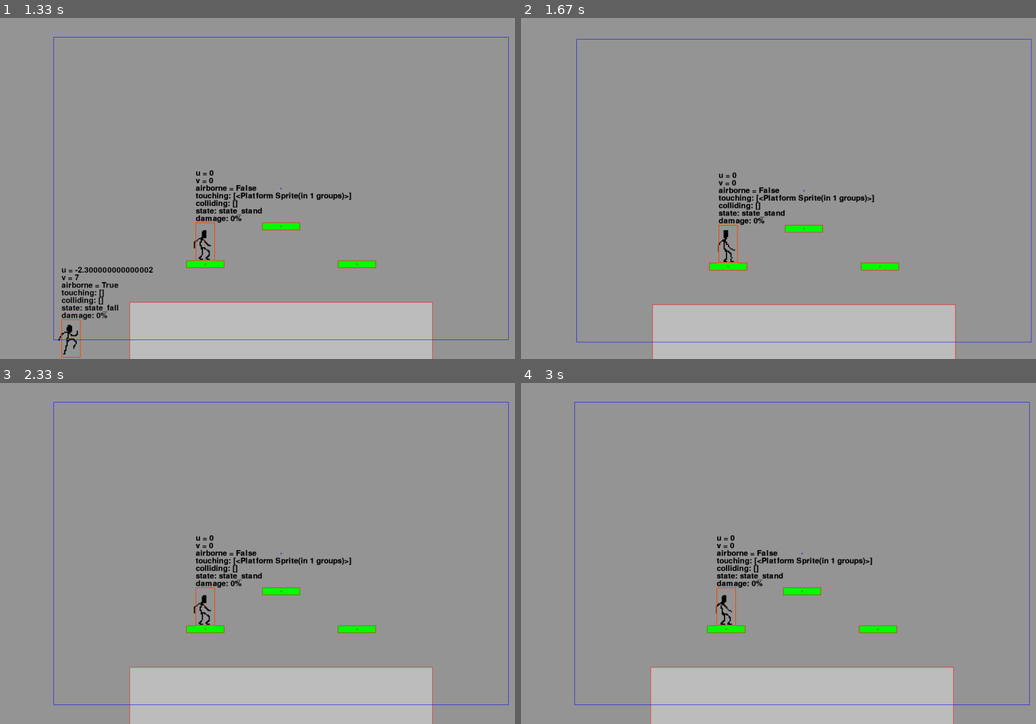
Above: before the commit, frames 1-4 (two rows, left to right).
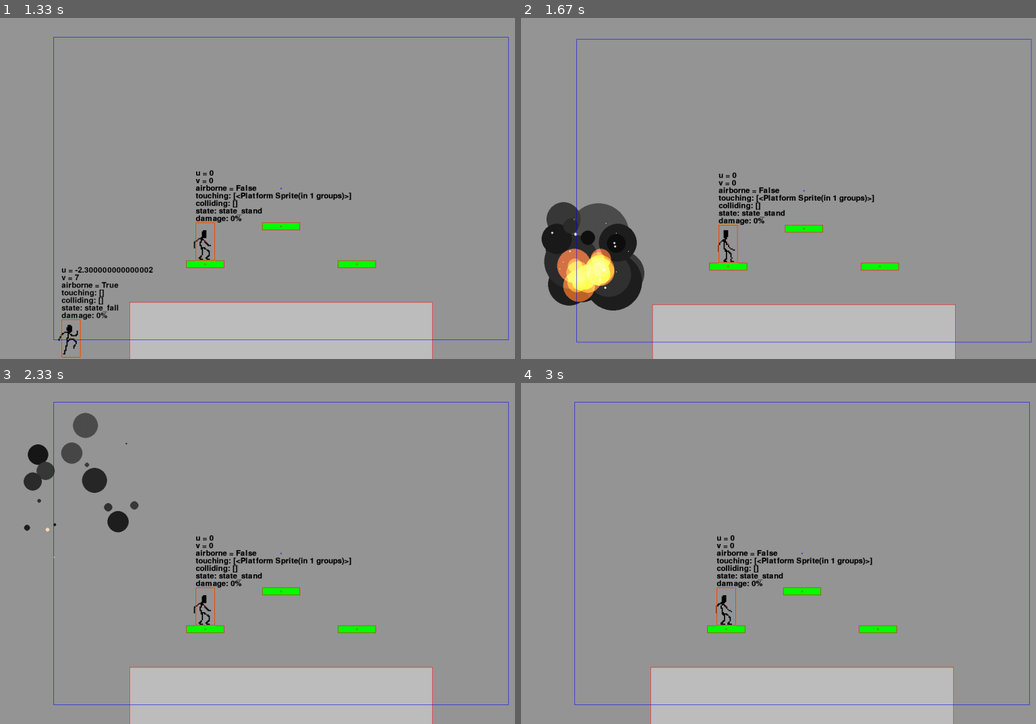
Above: after the commit, the same moments.

Repository: binnev/pygame_sandbox
Game: pygame game, started from fighting_game/__main__.py
Two runs of this game, one before a commit and one after it. Both use one fixed random seed, a clock stepped at 60 frames per second and the inputs below.
Inputs:
- Up to frame 1 (1.33 s): hold A 0.33-0.87 s
- Up to frame 2 (1.67 s): no input
- Up to frame 3 (2.33 s): no input
- Up to frame 4 (3 s): no input

Frame 1 is identical in both runs. In frame 2, 5.1% of the frame differs, in the area x 3-24%, y 53-86%; in frame 3, 1.6%; in frame 4, nothing differs.

Commit message:
Added plume particle effect when character hits blastzone Simplified imports.

Diff:
--- a/fighting_game/game.py
+++ b/fighting_game/game.py
@@ -1,10 +1,6 @@
 import sys
 
-import pygame
-
-from fighting_game.groups import Group, Scene
-from fighting_game.inputs import KeyboardInput
-from fighting_game.scenes import SandBox
+from fighting_game.scenes import *
 
 
 class FightingGame(Scene):
--- a/fighting_game/groups.py
+++ b/fighting_game/groups.py
@@ -1,10 +1,6 @@
-import random
-
 import pygame
 from pygame import Surface
 from pygame.sprite import Sprite
-
-from fighting_game.objects import HitHandler, BlastZone
 
 
 class Group(pygame.sprite.Group):
@@ -58,85 +54,3 @@
         # give the object a reference to this scene
         for obj in objects:
             setattr(obj, self.parental_name, self)
-
-
-class Level(Scene):
-    """ A Scene representing a level of a game. """
-
-    parental_name = "level"
-    screen_shake: int
-    blast_zone: BlastZone
-
-    def __init__(self):
-        super().__init__()
-        self.background = Group()
-        self.platforms = Group()
-        self.characters = Group()
-        self.projectiles = Group()
-        self.particle_effects = Group()
-        self.hitboxes = Group()
-        self.invisible_elements = Group()
-        self.groups = [
-            self.background,
-            self.platforms,
-            self.characters,
-            self.projectiles,
-            self.particle_effects,
-            self.hitboxes,
-            self.invisible_elements,
-        ]
-        self.state = self.main
-        self.hit_handler = HitHandler()
-        self.screen_shake = 0
-
-    def add_background(self, *objects):
-        self.add_to_group(*objects, group=self.background)
-
-    def add_platform(self, *objects):
-        self.add_to_group(*objects, group=self.platforms)
-
-    def add_character(self, *objects):
-        self.add_to_group(*objects, group=self.characters)
-
-    def add_projectile(self, *objects):
-        self.add_to_group(*objects, group=self.projectiles)
-
-    def add_hitbox(self, *objects):
-        self.add_to_group(*objects, group=self.hitboxes)
-
-    def add_particle_effect(self, *objects):
-        self.add_to_group(*objects, group=self.particle_effects)
-
-    def add_invisible_element(self, *objects):
-        self.add_to_group(*objects, group=self.invisible_elements)
-
-    def main(self):
-        self.hit_handler.handle_hits(self.hitboxes, [*self.characters, *self.projectiles])
-        self.handle_blast_zone_collisions()
-        self.hitboxes.kill()
-        if self.screen_shake:
-            self.screen_shake -= 1
-
-    def draw(self, surface: Surface, debug=False):
-        if self.screen_shake:
-            temp_surf = Surface(surface.get_size())
-            temp_surf.fill((150, 150, 150))  # overwrite previous stuff on screen
-            magnitude = 10
-            rect = temp_surf.get_rect()
-            rect.centerx += random.randrange(-magnitude, magnitude)
-            rect.centery += random.randrange(-magnitude, magnitude)
-            super().draw(temp_surf, debug)
-            surface.blit(temp_surf, rect)
-        else:
-            surface.fill((150, 150, 150))  # overwrite previous stuff on screen
-            super().draw(surface, debug)
-
-
-    def handle_blast_zone_collisions(self):
-        objects = [*self.characters, *self.projectiles]
-        for object in objects:
-            if not pygame.sprite.collide_rect(self.blast_zone, object):
-                object.kill()
-                # todo: logic for keeping track of stocks
-                # todo: add particle effect, screen shake, etc
-                self.screen_shake = 20
--- a/fighting_game/levels.py
+++ b/fighting_game/levels.py
@@ -1,7 +1,100 @@
-from fighting_game.conf import SCREEN_WIDTH, SCREEN_HEIGHT
-from fighting_game.groups import Level
-from fighting_game.objects import Platform, BlastZone
+from fighting_game.conf import *
+from fighting_game.objects import *
 
+
+class Level(Scene):
+    """ A Scene representing a level of a game. """
+
+    parental_name = "level"
+    screen_shake: int
+    blast_zone: BlastZone
+
+    def __init__(self):
+        super().__init__()
+        self.background = Group()
+        self.platforms = Group()
+        self.characters = Group()
+        self.projectiles = Group()
+        self.particle_effects = Group()
+        self.hitboxes = Group()
+        self.invisible_elements = Group()
+        self.groups = [
+            self.background,
+            self.platforms,
+            self.characters,
+            self.projectiles,
+            self.particle_effects,
+            self.hitboxes,
+            self.invisible_elements,
+        ]
+        self.state = self.main
+        self.hit_handler = HitHandler()
+        self.screen_shake = 0
+
+    def add_background(self, *objects):
+        self.add_to_group(*objects, group=self.background)
+
+    def add_platform(self, *objects):
+        self.add_to_group(*objects, group=self.platforms)
+
+    def add_character(self, *objects):
+        self.add_to_group(*objects, group=self.characters)
+
+    def add_projectile(self, *objects):
+        self.add_to_group(*objects, group=self.projectiles)
+
+    def add_hitbox(self, *objects):
+        self.add_to_group(*objects, group=self.hitboxes)
+
+    def add_particle_effect(self, *objects):
+        self.add_to_group(*objects, group=self.particle_effects)
+
+    def add_invisible_element(self, *objects):
+        self.add_to_group(*objects, group=self.invisible_elements)
+
+    def main(self):
+        self.hit_handler.handle_hits(self.hitboxes, [*self.characters, *self.projectiles])
+        self.handle_blast_zone_collisions()
+        self.hitboxes.kill()
+        if self.screen_shake:
+            self.screen_shake -= 1
+
+    def draw(self, surface: Surface, debug=False):
+        if self.screen_shake:
+            temp_surf = Surface(surface.get_size())
+            temp_surf.fill((150, 150, 150))  # overwrite previous stuff on screen
+            magnitude = 10
+            rect = temp_surf.get_rect()
+            rect.centerx += random.randrange(-magnitude, magnitude)
+            rect.centery += random.randrange(-magnitude, magnitude)
+            super().draw(temp_surf, debug)
+            surface.blit(temp_surf, rect)
+        else:
+            surface.fill((150, 150, 150))  # overwrite previous stuff on screen
+            super().draw(surface, debug)
+
+    def handle_blast_zone_collisions(self):
+        objects = [*self.characters, *self.projectiles]
+        for object in objects:
+            if not pygame.sprite.collide_rect(self.blast_zone, object):
+                object.kill()
+                # todo: logic for keeping track of stocks
+                # todo: add particle effect, screen shake, etc
+                self.screen_shake = 20
+                angle = self.calculate_plume_angle(object)
+                self.add_particle_effect(Plume(object.x, object.y, angle))
+
+    def calculate_plume_angle(self, object):
+        """ Object has just entered the blastzone """
+        if object.x < self.blast_zone.rect.left:
+            angle = 0
+        elif object.x > self.blast_zone.rect.right:
+            angle = 180
+        elif object.y > self.blast_zone.rect.bottom:
+            angle = 90
+        else:
+            angle = 270
+        return angle
 
 class DefaultLevel(Level):
     def __init__(self):
--- a/fighting_game/objects.py
+++ b/fighting_game/objects.py
@@ -1,15 +1,15 @@
+import random
 from collections import deque
 
 import numpy
-import pygame
 from numpy.core._multiarray_umath import sign
-from pygame import Color, Surface
+from pygame import Color
 from pygame.rect import Rect
-from pygame.sprite import Sprite
 
 from base.animation import SpriteDict
 from base.utils import draw_arrow
-from fighting_game.inputs import FightingGameInput
+from fighting_game.groups import *
+from fighting_game.inputs import *
 from fighting_game.sprites.stickman import stickman_sprites
 
 
@@ -333,7 +333,7 @@
 
 
 class Debugger(Character):
-    mass = 5
+    mass = 10  # 10 is average
     width = 50
     height = 100
     color = Color("cyan")
@@ -387,7 +387,7 @@
 
 
 class Debugger2(Debugger):
-    mass = 10
+    mass = 8
 
 
 class Hitbox(Entity):
@@ -518,7 +518,7 @@
     fixed_knockback_term = hitbox.fixed_knockback
     # base knockback and growing knockback are both affected by target weight
     base_knockback_term = hitbox.base_knockback / object.mass
-    knockback_growth_term = hitbox.knockback_growth * object.damage / 50 / object.mass
+    knockback_growth_term = hitbox.knockback_growth * object.damage / 20 / object.mass
     knockback = fixed_knockback_term + base_knockback_term + knockback_growth_term
     u = knockback * numpy.cos(numpy.deg2rad(hitbox.knockback_angle))
     v = -knockback * numpy.sin(numpy.deg2rad(hitbox.knockback_angle))
@@ -565,3 +565,157 @@
                 # list so that they don't also hit the object
                 for sibling in hitbox.siblings:
                     self.handled.append((sibling, object))
+
+
+def circle_surf(radius, color):
+    radius = int(radius)
+    surf = Surface((radius * 2, radius * 2))
+    pygame.draw.circle(surf, color, (radius, radius), radius)
+    surf.set_colorkey((0, 0, 0))
+    return surf
+
+
+def random_float(min, max):
+    assert min < max
+    spread = max - min
+    value = min + random.random() * spread
+    return value
+
+
+def random_int(min, max):
+    return int(random_float(min, max))
+
+
+class Circle(Entity):
+    blit_flag = pygame.BLEND_RGB_ADD
+    gravity: float
+    friction: float
+    decay: float
+    color: Color
+    radius: float
+
+    def __init__(
+        self,
+        x,
+        y,
+        u,
+        v,
+        radius,
+        color=None,
+        gravity=None,
+        friction=None,
+        decay=None,
+        blit_flag=None,
+    ):
+        super().__init__()
+        self.color = color if color is not None else self.color
+        self.gravity = gravity if gravity is not None else self.gravity
+        self.friction = friction if friction is not None else self.friction
+        self.decay = decay if decay is not None else self.decay
+        self.blit_flag = blit_flag if blit_flag is not None else self.blit_flag
+        self.rect = Rect(0, 0, 0, 0)
+        self.x = x
+        self.y = y
+        self.u = u
+        self.v = v
+        self.radius = radius
+
+    def update(self):
+        self.x = self.x + self.u
+        self.y = self.y + self.v
+        self.v += self.gravity
+        self.u *= 1 - self.friction
+        self.v *= 1 - self.friction
+        self.radius -= self.decay
+        if self.death_condition:
+            self.kill()
+
+    def draw(self, surface, debug=False):
+        surf = circle_surf(round(self.radius), self.color)
+        image_rect = surf.get_rect()
+        image_rect.center = self.rect.center
+        surface.blit(surf, image_rect, special_flags=self.blit_flag)
+
+    @property
+    def death_condition(self):
+        return self.radius <= 0
+
+
+class Plume(Sprite):
+    def __init__(self, x, y, angle_deg):
+        super().__init__()
+        self.x = x
+        self.y = y
+        self.particles = Group()
+        # grey clouds
+        x_unit = numpy.cos(numpy.deg2rad(angle_deg))
+        y_unit = -numpy.sin(numpy.deg2rad(angle_deg))
+
+        for __ in range(25):
+            self.particles.add(
+                Circle(
+                    x,
+                    y,
+                    u=30 * x_unit + random_float(-10, 10),
+                    v=30 * y_unit + random_float(-10, 10),
+                    radius=random_int(5, 100),
+                    color=[random_int(10, 80)] * 3,
+                    gravity=-0.2,
+                    friction=0.05,
+                    blit_flag=False,
+                    decay=1.2,
+                )
+            )
+        # flames
+        for __ in range(15):
+            self.particles.add(
+                Circle(
+                    x,
+                    y,
+                    u=30 * x_unit + random_float(-5, 5),
+                    v=30 * y_unit + random_float(-5, 5),
+                    radius=random_int(30, 60),
+                    color=(random_int(150, 175), random_int(60, 80), random_int(0, 30)),
+                    gravity=-0.5,
+                    decay=1,
+                    friction=0.1,
+                )
+            )
+        # white flashes
+        for __ in range(2):
+            self.particles.add(
+                Circle(
+                    x=x + random_int(-5, 5),
+                    y=y + random_int(-5, 5),
+                    u=random_float(-5, 5),
+                    v=random_float(-5, 5),
+                    radius=random_int(100, 120),
+                    color=(150, 150, 100),
+                    gravity=0,
+                    decay=20,
+                    friction=1,
+                )
+            )
+        # sparks
+        for __ in range(20):
+            self.particles.add(
+                Circle(
+                    x=x + random_int(-5, 5),
+                    y=y + random_int(-5, 5),
+                    u=40 * x_unit + random_float(-15, 15),
+                    v=40 * y_unit + random_float(-15, 15),
+                    radius=random_int(2, 7),
+                    color=(200, 200, 200),
+                    gravity=0.1,
+                    decay=0.2,
+                    friction=0.1,
+                )
+            )
+
+    def update(self):
+        self.particles.update()
+        if not self.particles:
+            self.kill()
+
+    def draw(self, surface: Surface, debug: bool = False):
+        self.particles.draw(surface, debug)
--- a/fighting_game/scenes.py
+++ b/fighting_game/scenes.py
@@ -1,7 +1,5 @@
-from fighting_game.groups import Scene, Group
-from fighting_game.inputs import KeyboardInput
-from fighting_game.levels import DefaultLevel, Battlefield
-from fighting_game.objects import Debugger, Debugger2
+from fighting_game.levels import *
+from fighting_game.objects import *
 
 
 class SandBox(Scene):
--- a/vfx_sandbox/lighting_test.py
+++ b/vfx_sandbox/lighting_test.py
@@ -123,9 +123,8 @@
         self.radius = radius
 
     def update(self):
-
-        self.x = round(self.x + self.u)
-        self.y = round(self.y + self.v)
+        self.x = self.x + self.u
+        self.y = self.y + self.v
         self.v += self.gravity
         self.u *= 1 - self.friction
         self.v *= 1 - self.friction
